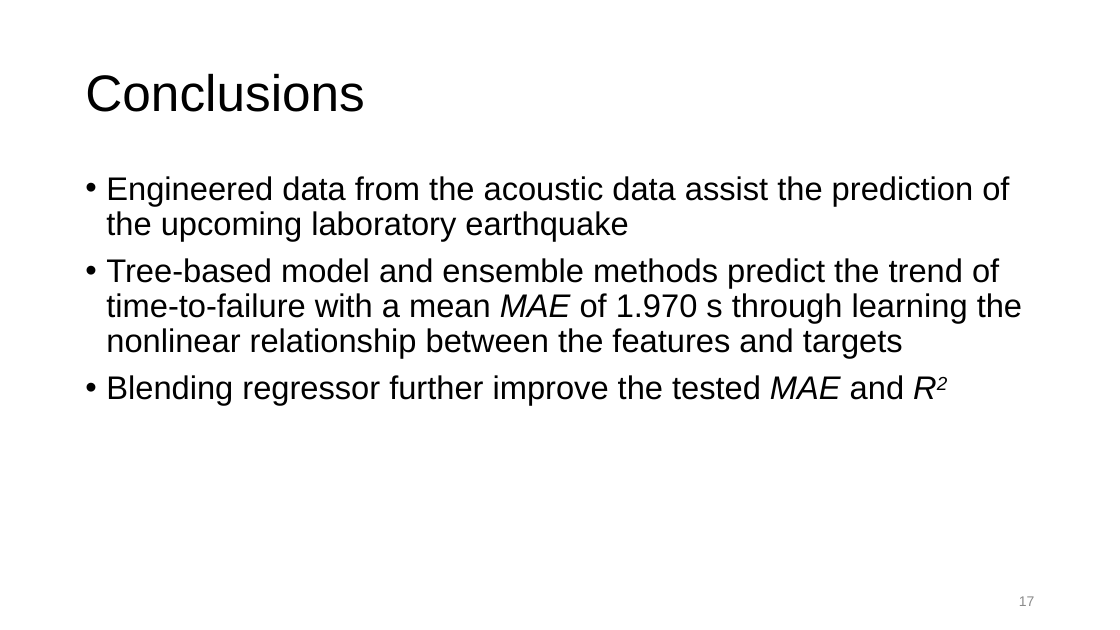
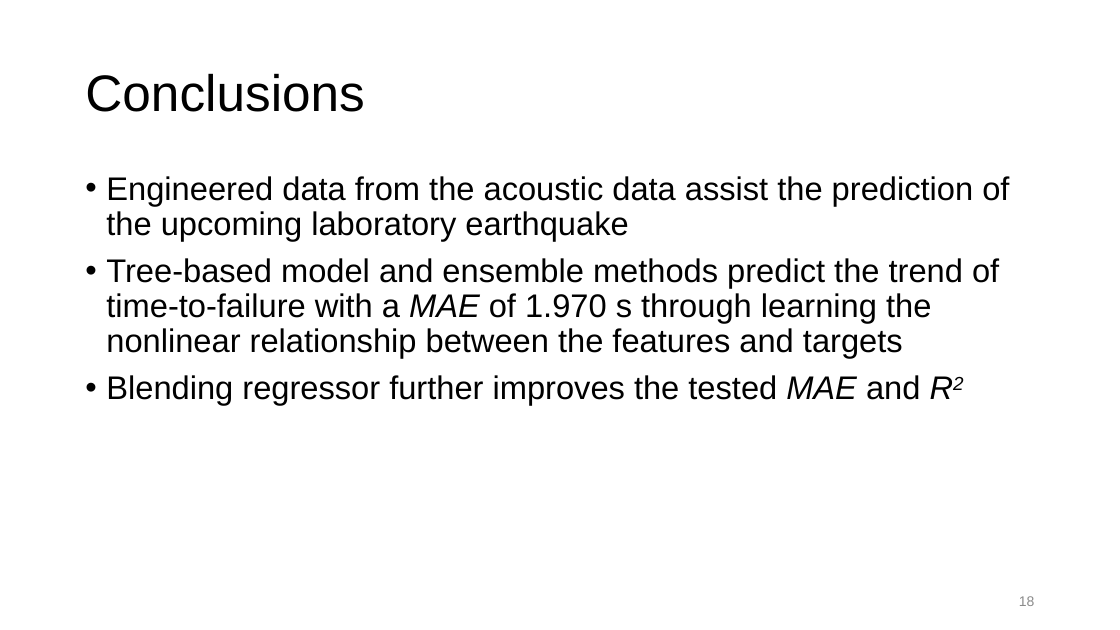
Before and after one commit to qq7933086/Laboratory_earthquake_time_prediction, a slide deck: slide 18 of Capstone_presentation_Laboratory Earthquake Prediction.pptx (slide 17 before the commit). Drawn at 1120x630 pixels with LibreOffice and Linux fonts; fonts in the diff are those of the drawing. Boxes give left, top, right and bottom in pixels: in the first picture for what was removed or moved away, otherwise in the second. Text is boxed around its words. In the diff, an @@ line names an element or a change of style, - is before the commit and + after.

```diff
--- a/Capstone_presentation_Laboratory Earthquake Prediction.pptx
+++ b/Capstone_presentation_Laboratory Earthquake Prediction.pptx
@@ text at (106, 258, 999, 405): text changed @@
-• Tree-based model and ensemble methods predict the trend of time-to-failure with a mean MAE of 1.970 s through learning the nonlinear relationship between the features and targets
-• Blending regressor further improve the tested MAE and R2
+• Tree-based model and ensemble methods predict the trend of time-to-failure with a MAE of 1.970 s through learning the nonlinear relationship between the features and targets
+• Blending regressor further improves the tested MAE and R2
@@ page number at (1019, 596, 1035, 606): text changed @@
-17
+18
```
Also in this commit, not shown: 4 other slides changed, 1 slide added, 2 other files.
